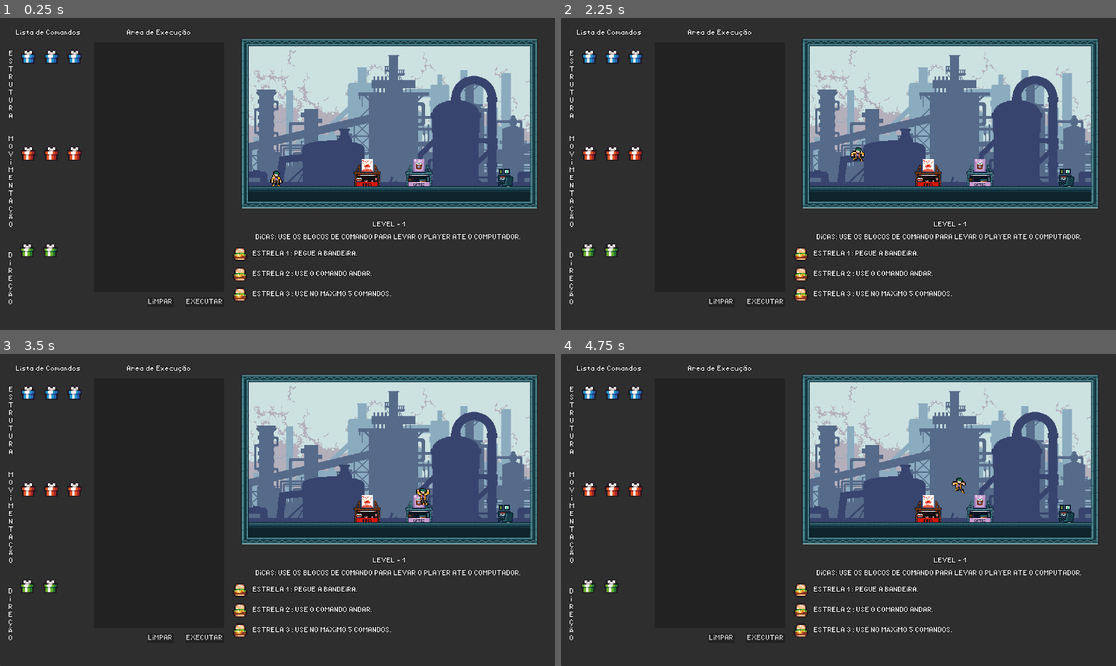
Above: before the commit, frames 1-4 (two rows, left to right).
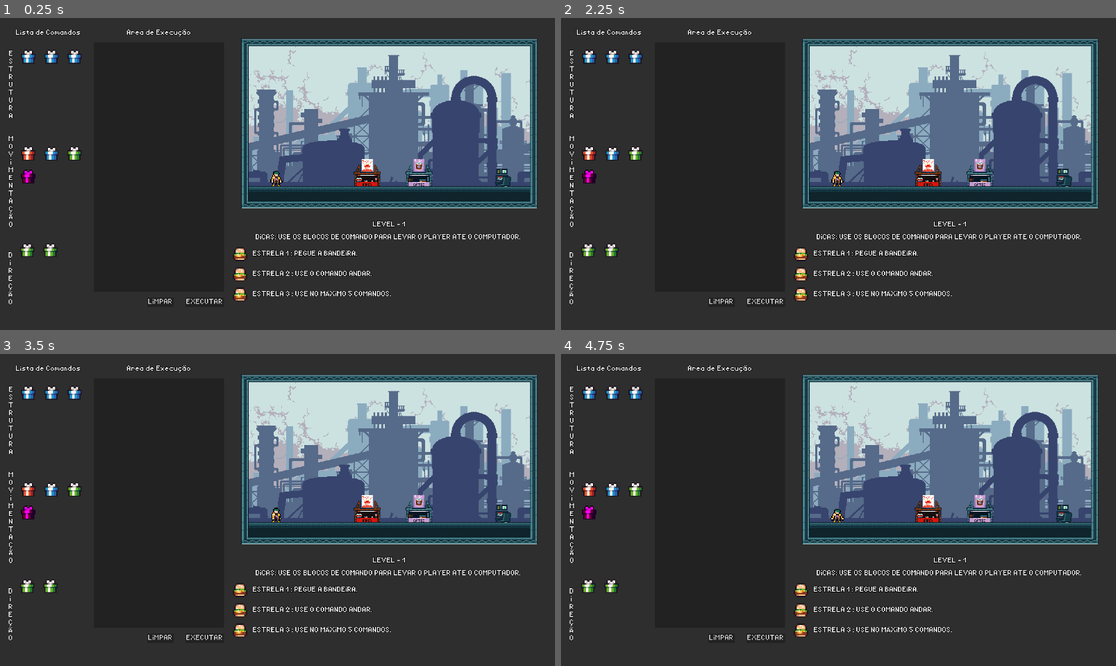
Above: after the commit, the same moments.

Repository: CabezaDelSapito/Projeto-de-TCC-Godot4
Game: Godot game, scene res://levels/level_01.tscn
The game is run twice, just before and just after one commit, with the same random seed, the same clock (stepped at 60 frames per second) and the same inputs. The project has no main scene, so this scene is started directly.
Inputs:
- Up to frame 1 (0.25 s): no input
- Up to frame 2 (2.25 s): click "EXECUTAR" at 0.5 s; click "LIMPAR" at 1.25 s; tap Enter (ui_accept) at 2, 2.1 s; hold Right (ui_right) from 2.03 s (still down)
- Up to frame 3 (3.5 s): keep holding Right (ui_right); tap Enter (ui_accept) at 2.27, 2.57, 2.75, 2.85, 3.02, 3.32 s
- Up to frame 4 (4.75 s): release Right (ui_right) at 3.53 s; hold Left (ui_left) 3.53-4.28 s; tap Enter (ui_accept) at 3.6, 4.35, 4.52 s; hold Right (ui_right) from 4.28 s (still down)

The runs differ from the first frame. In frame 1, 0.3% of the frame differs, in the area x 3-93%, y 41-55%; in frame 2, 0.4%; in frame 3, 0.4%; in frame 4, 0.4%.

Commit message:
mecanica dos comandos funcionando

Diff:
--- a/ScratchPuzzle/levels/level_01.tscn
+++ b/ScratchPuzzle/levels/level_01.tscn
@@ -182,20 +182,22 @@
 script = ExtResource("2_c30mm")
 CommandType = 1
 
-[node name="AndarEsquerda" type="TextureRect" parent="MarginContainer/HBoxContainer/CommandsMenu/CommandArea/VBoxContainer/ScrollContainer2/VBoxContainer/Movimentacao/MarginContainer/GridContainer"]
-texture_filter = 1
-custom_minimum_size = Vector2(50, 50)
-layout_mode = 2
+[node name="Andar" type="TextureRect" parent="MarginContainer/HBoxContainer/CommandsMenu/CommandArea/VBoxContainer/ScrollContainer2/VBoxContainer/Movimentacao/MarginContainer/GridContainer"]
+texture_filter = 1
+custom_minimum_size = Vector2(50, 50)
+layout_mode = 2
+tooltip_text = "Andar"
 texture = SubResource("AtlasTexture_7d5o6")
 expand_mode = 1
 script = ExtResource("4_o4fh2")
 CommandType = 1
 
-[node name="AndarDireita" type="TextureRect" parent="MarginContainer/HBoxContainer/CommandsMenu/CommandArea/VBoxContainer/ScrollContainer2/VBoxContainer/Movimentacao/MarginContainer/GridContainer"]
-texture_filter = 1
-custom_minimum_size = Vector2(50, 50)
-layout_mode = 2
-texture = SubResource("AtlasTexture_7d5o6")
+[node name="Virar" type="TextureRect" parent="MarginContainer/HBoxContainer/CommandsMenu/CommandArea/VBoxContainer/ScrollContainer2/VBoxContainer/Movimentacao/MarginContainer/GridContainer"]
+texture_filter = 1
+custom_minimum_size = Vector2(50, 50)
+layout_mode = 2
+tooltip_text = "Virar"
+texture = SubResource("AtlasTexture_pxlft")
 expand_mode = 1
 script = ExtResource("4_o4fh2")
 CommandType = 1
@@ -204,7 +206,19 @@
 texture_filter = 1
 custom_minimum_size = Vector2(50, 50)
 layout_mode = 2
-texture = SubResource("AtlasTexture_7d5o6")
+tooltip_text = "Pular"
+texture = SubResource("AtlasTexture_vc8lp")
+expand_mode = 1
+script = ExtResource("4_o4fh2")
+CommandType = 1
+
+[node name="Parar" type="TextureRect" parent="MarginContainer/HBoxContainer/CommandsMenu/CommandArea/VBoxContainer/ScrollContainer2/VBoxContainer/Movimentacao/MarginContainer/GridContainer"]
+modulate = Color(1, 0, 1, 1)
+texture_filter = 1
+custom_minimum_size = Vector2(50, 50)
+layout_mode = 2
+tooltip_text = "Parar"
+texture = SubResource("AtlasTexture_vc8lp")
 expand_mode = 1
 script = ExtResource("4_o4fh2")
 CommandType = 1
--- a/ScratchPuzzle/levels/map_01.tscn
+++ b/ScratchPuzzle/levels/map_01.tscn
@@ -1419,7 +1419,7 @@
 layer_1/tile_data = PackedInt32Array(1048591, 589824, 2, 1114127, 589824, 3, 1179663, 589824, 4, 983056, 655360, 1, 104 …(473 unchanged characters)…
 
 [node name="goal" parent="." instance=ExtResource("4_wif4n")]
-position = Vector2(570.667, 293)
+position = Vector2(565.333, 293.333)
 scale = Vector2(1.5, 1.5)
 next_level = "res://levels/level_02.tscn"
 
--- a/ScratchPuzzle/scripts/dropArea.gd
+++ b/ScratchPuzzle/scripts/dropArea.gd
@@ -34,17 +34,15 @@
 
 func executar_sequencial(comandos):
 	for comando in comandos:
-		match comando.CommandType:
-			0: print("Executando Estrutura:", comando.name)
-			1: print("Executando Movimento:", comando.name)
-			2: print("Executando Direção:", comando.name)
 		match comando.name:
-			"AndarEsquerda":
-				player.andar(1)
-			"AndarDireita":
-				player.andar(-1)
+			"Andar":
+				player.andar()
+			"Virar":
+				player.virar()
 			"Pular":
 				player.pular()
+			"Parar":
+				player.parar()
 
 
 		await get_tree().create_timer(0.5).timeout  # Espera entre comandos
--- a/ScratchPuzzle/scripts/player.gd
+++ b/ScratchPuzzle/scripts/player.gd
@@ -1,32 +1,23 @@
 extends CharacterBody2D
-
 
 const SPEED = 350.0
 const JUMP_VELOCITY = -400.0
 
-# Get the gravity from the project settings to be synced with RigidBody nodes.
 var gravity: int = ProjectSettings.get_setting("physics/2d/default_gravity")
 var is_jumping := false
-var direction
+var is_moving := false  # Define se está andando ou não
+var direction := 1  # 1 = Direita, -1 = Esquerda
 
 @onready var texture := $AnimatedSprite2D as AnimatedSprite2D
 
 func _physics_process(delta: float) -> void:
-	# Add the gravity.
+	# Adiciona a gravidade
 	if not is_on_floor():
 		velocity.y += gravity * delta
 
-	# Handle jump.
-	if Input.is_action_just_pressed("ui_accept") and is_on_floor():
-		velocity.y = JUMP_VELOCITY
-
-	# Get the input direction and handle the movement/deceleration.
-	# As good practice, you should replace UI actions with custom gameplay actions.
-	direction = Input.get_axis("ui_left", "ui_right")
-
-	if direction:
+	# Aplica o movimento apenas se estiver andando
+	if is_moving:
 		velocity.x = direction * SPEED
-		texture.scale.x = -direction
 	else:
 		velocity.x = move_toward(velocity.x, 0, SPEED)
 
@@ -38,20 +29,28 @@
 
 	if !is_on_floor():
 		state = 'jump'
-	elif direction:
+	elif is_moving:
 		state = 'run'
 
 	if texture.name != state:
 		texture.play(state)
 
-func andar(direcao: int):
-	velocity.x = direcao * SPEED  # Define a velocidade na direção especificada
-	move_and_slide()  # Move o player
-	await get_tree().create_timer(2.0).timeout  # Espera 1 segundo
-	velocity.x = 0  # Para após o tempo
-	move_and_slide()  # Garante que o movimento pare
+# ====== COMANDOS EXTERNOS ======
 
+# Inicia o movimento do personagem na direção atual
+func andar():
+	is_moving = true
+
+# Vira o personagem para a direção oposta
+func virar():
+	direction *= -1
+	texture.scale.x = -direction
+
+# Faz o personagem pular
 func pular():
 	if is_on_floor():
-		velocity.y = JUMP_VELOCITY  # Faz o personagem pular
-		await get_tree().create_timer(2.0).timeout  # Espera um pouco no ar
+		velocity.y = JUMP_VELOCITY
+
+# Para o movimento
+func parar():
+	is_moving = false
